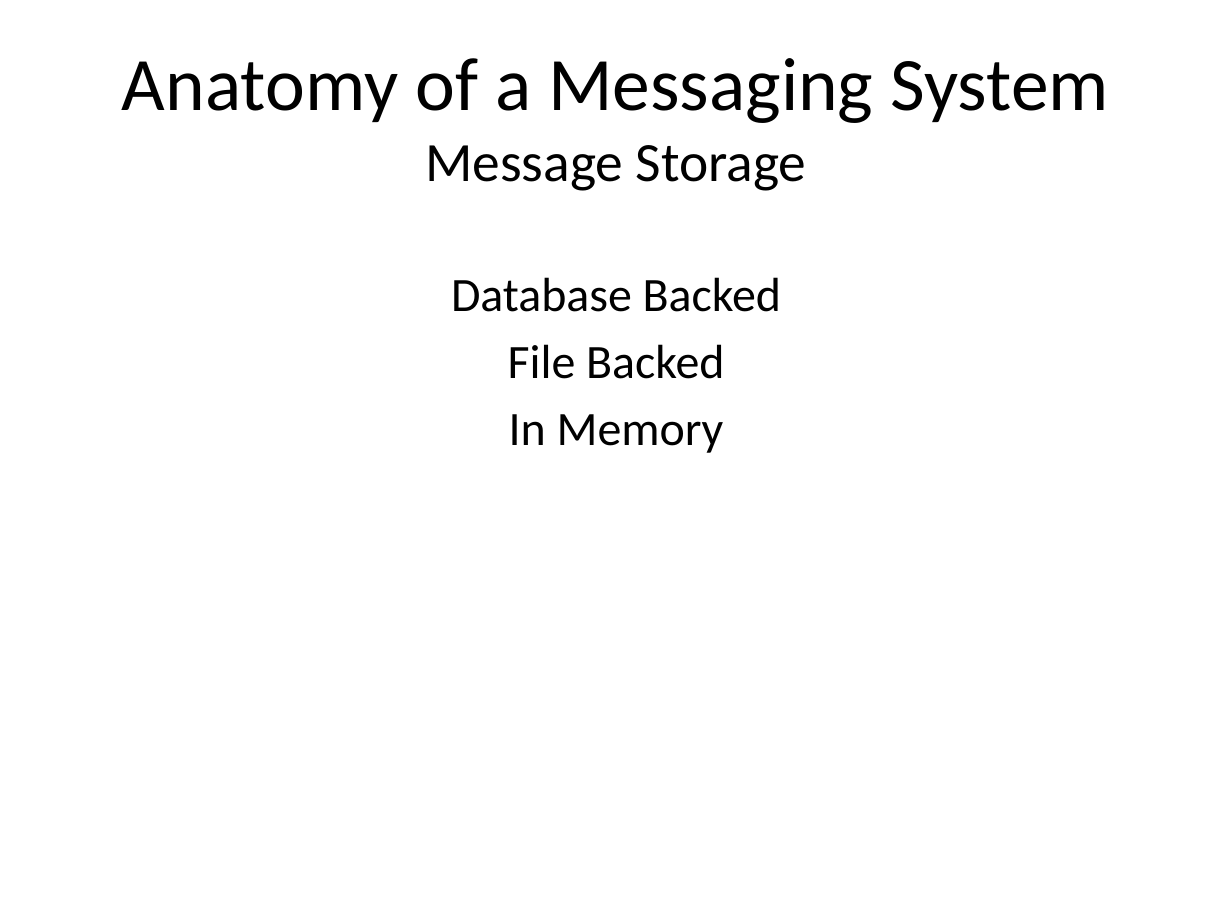
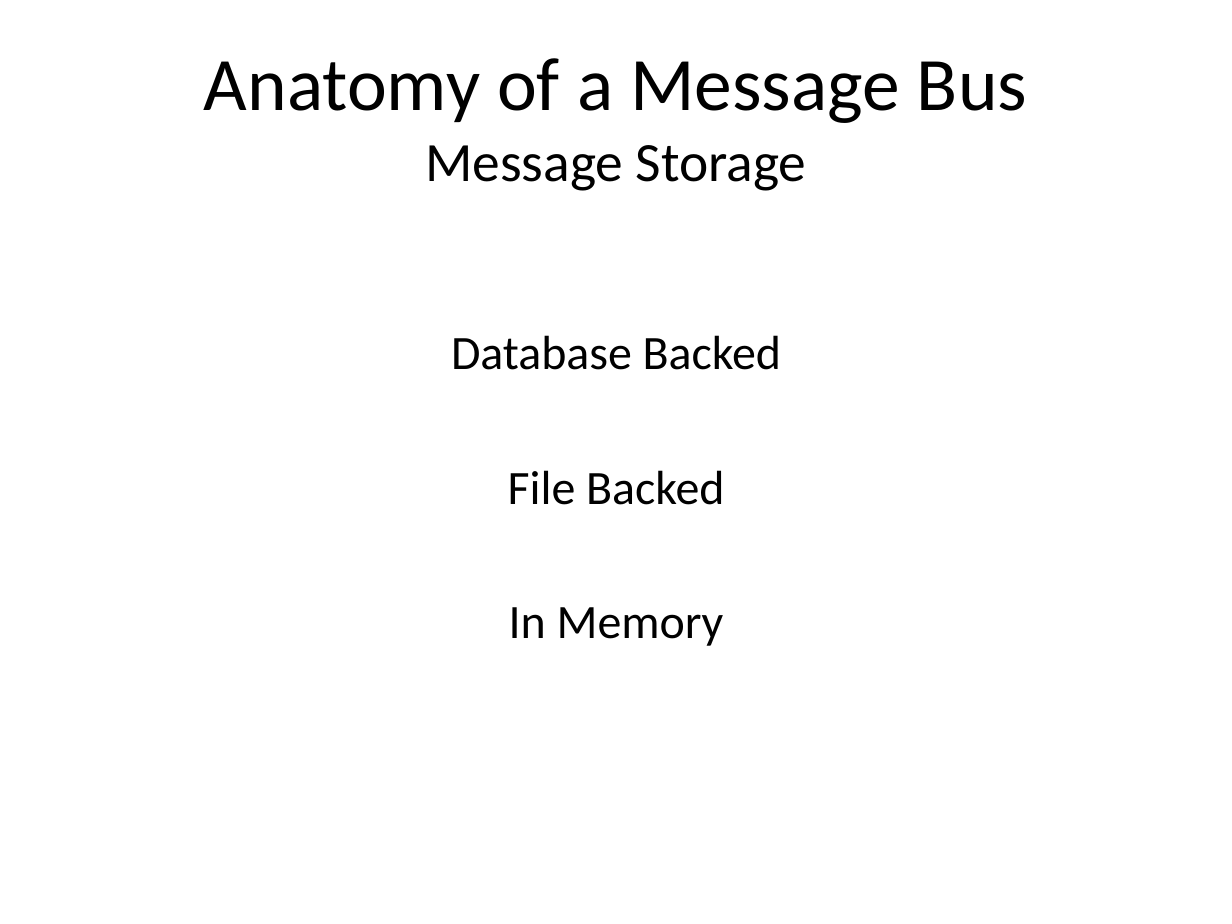
Before and after one commit to meadoch1/practical_messaging, a slide deck: slide 21 of Practical Messaging.pptx (slide 17 before the commit). Drawn at 1232x924 pixels with LibreOffice and Linux fonts; fonts in the diff are those of the drawing. Boxes give left, top, right and bottom in pixels: in the first picture for what was removed or moved away, otherwise in the second. Text is boxed around its words. In the diff, an @@ line names an element or a change of style, - is before the commit and + after.

```diff
--- a/Practical Messaging.pptx
+++ b/Practical Messaging.pptx
@@ title at (x1=204, y1=58, x2=1027, y2=191): text changed @@
-Anatomy of a Messaging System
-Message Storage
+Anatomy of a Message Bus
+Message Storage
@@ text "Database Backed" rewrapped from (x1=451, y1=277, x2=781, y2=453) to (x1=451, y1=335, x2=781, y2=646) @@
```
Also in this commit, not shown: 23 other slides changed, 7 slides added, 1 other file.
